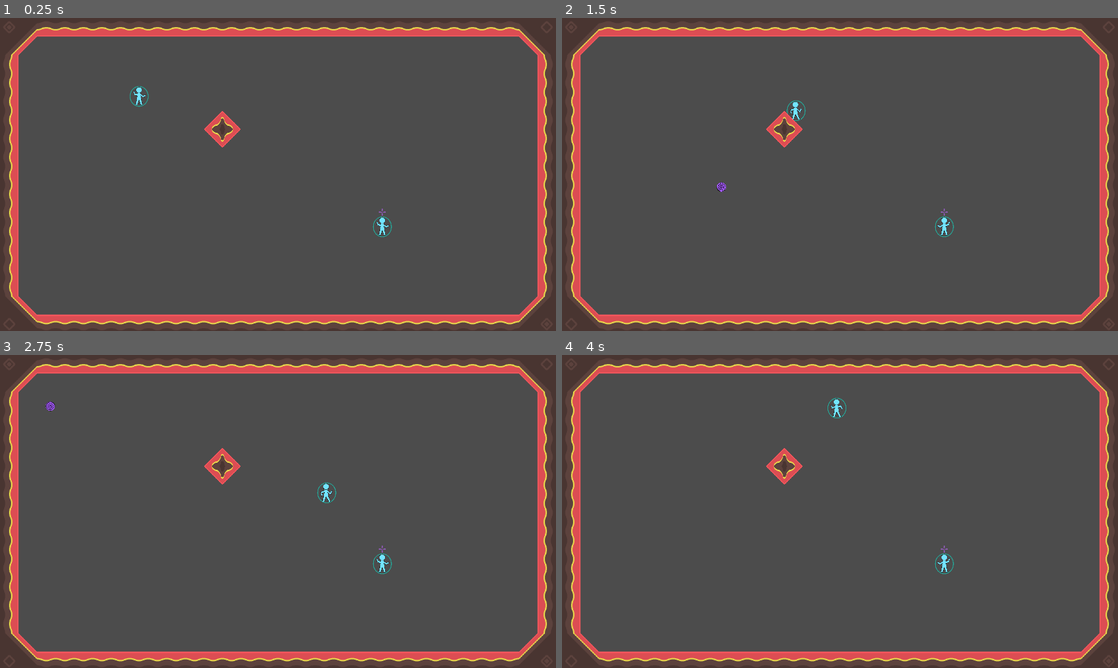
Above: before the commit, frames 1-4 (two rows, left to right).
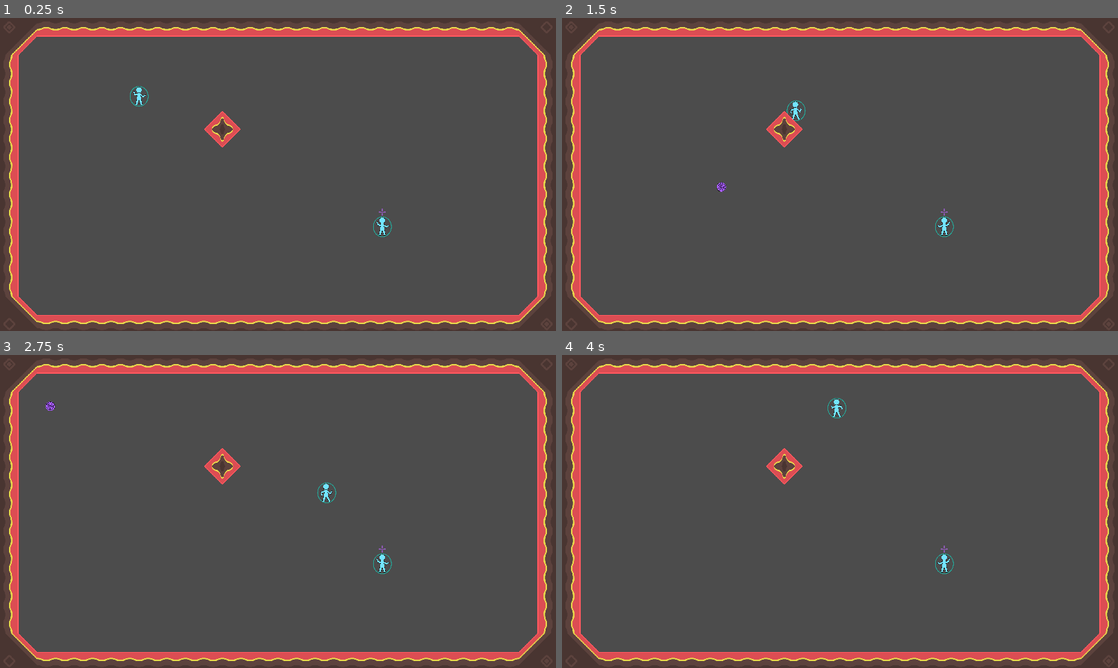
Above: after the commit, the same moments.

Repository: Reituag/DiscoBowl
Game: Godot game, scene res://Sources/Main.tscn
Two runs of this game, one before a commit and one after it. Both use one fixed random seed, a clock stepped at 60 frames per second and the inputs below.
Inputs (mouse positions are in pixels of both pictures, inside the frame that each line leads up to):
- Up to frame 1 (0.25 s): no input
- Up to frame 2 (1.5 s): tap Enter (ui_accept) at 0.5, 0.77 s; move the mouse to (962, 158) at 0.52 s; hold Right (move_right_kb) 0.53-1.28 s; right-click (962, 158) at 0.6 s; click (962, 158) at 0.67 s; move the mouse to (728, 190) at 1.27 s; hold Down (move_down_kb) from 1.28 s (still down); tap Space (shoot_kb) at 1.35 s
- Up to frame 3 (2.75 s): tap Enter (ui_accept) at 1.52 s; move the mouse to (333, 442) at 2.02 s; release Down (move_down_kb) at 2.03 s; hold Right (move_right_kb) from 2.03 s (still down); tap Z at 2.1 s
- Up to frame 4 (4 s): move the mouse to (812, 574) at 2.77 s; release Right (move_right_kb) at 2.78 s; hold Up (move_up_kb) 2.78-3.53 s; tap Q at 2.85 s; click (812, 574) at 2.92 s; tap Enter (ui_accept) at 3.02, 3.77 s; move the mouse to (1006, 558) at 3.52 s; hold Left (move_left_kb) from 3.53 s (still down); right-click (1006, 558) at 3.6 s

The runs differ from the first frame. In frame 1, 1.4% of the frame differs, in the area x 1-99%, y 2-98%; in frame 2, 1.4%; in frame 3, 1.4%; in frame 4, 1.4%.

Commit message:
TileSetAddition

Diff:
--- /dev/null
+++ b/Project/Sources/Maps/LavaTileSet.tres
@@ -0,0 +1,180 @@
+[gd_resource type="TileSet" load_steps=19 format=2]
+
+[ext_resource path="res://Art/tilesheet.png" type="Texture" id=1]
+
+[sub_resource type="ConvexPolygonShape2D" id=1]
+points = PoolVector2Array( 0, 0, 64, 0, 64, 64, 0, 64 )
+
+[sub_resource type="ConvexPolygonShape2D" id=2]
+points = PoolVector2Array( 0, 0, 64, 0, 64, 64, 0, 64 )
+
+[sub_resource type="ConvexPolygonShape2D" id=3]
+points = PoolVector2Array( 0, 0, 64, 0, 64, 64, 0, 64 )
+
+[sub_resource type="ConvexPolygonShape2D" id=4]
+points = PoolVector2Array( 0, 0, 64, 0, 64, 64, 0, 64 )
+
+[sub_resource type="ConvexPolygonShape2D" id=5]
+points = PoolVector2Array( 0, 0, 64, 0, 64, 64, 0, 64 )
+
+[sub_resource type="ConvexPolygonShape2D" id=6]
+points = PoolVector2Array( 0, 0, 64, 0, 64, 64, 0, 64 )
+
+[sub_resource type="ConvexPolygonShape2D" id=7]
+points = PoolVector2Array( 0, 0, 64, 0, 64, 64, 0, 64 )
+
+[sub_resource type="ConvexPolygonShape2D" id=8]
+points = PoolVector2Array( 0, 0, 64, 0, 64, 64, 0, 64 )
+
+[sub_resource type="ConvexPolygonShape2D" id=9]
+points = PoolVector2Array( 0, 64, 64, 0, 64, 64 )
+
+[sub_resource type="ConvexPolygonShape2D" id=10]
+points = PoolVector2Array( 0, 0, 64, 64, 0, 64 )
+
+[sub_resource type="ConvexPolygonShape2D" id=11]
+points = PoolVector2Array( 64, 64, 0, 64, 64, 0 )
+
+[sub_resource type="ConvexPolygonShape2D" id=12]
+points = PoolVector2Array( 0, 0, 64, 64, 0, 64 )
+
+[sub_resource type="ConvexPolygonShape2D" id=13]
+points = PoolVector2Array( 0, 0, 64, 0, 64, 64, 0, 64 )
+
+[sub_resource type="ConvexPolygonShape2D" id=14]
+points = PoolVector2Array( 0, 0, 64, 0, 64, 64, 0, 64 )
+
+[sub_resource type="ConvexPolygonShape2D" id=15]
+points = PoolVector2Array( 0, 0, 64, 0, 64, 64, 0, 64 )
+
+[sub_resource type="ConvexPolygonShape2D" id=16]
+points = PoolVector2Array( 0, 0, 64, 0, 64, 64, 0, 64 )
+
+[sub_resource type="ConvexPolygonShape2D" id=17]
+points = PoolVector2Array( 0, 64, 64, 0, 64, 64 )
+
+[resource]
+0/name = "tilesheet.png 0"
+0/texture = ExtResource( 1 )
+0/tex_offset = Vector2( 0, 0 )
+0/modulate = Color( 1, 1, 1, 1 )
+0/region = Rect2( 0, 0, 576, 192 )
+0/tile_mode = 2
+0/autotile/icon_coordinate = Vector2( 0, 0 )
+0/autotile/tile_size = Vector2( 64, 64 )
+0/autotile/spacing = 0
+0/autotile/occluder_map = [  ]
+0/autotile/navpoly_map = [  ]
+0/autotile/priority_map = [  ]
+0/autotile/z_index_map = [  ]
+0/occluder_offset = Vector2( 0, 0 )
+0/navigation_offset = Vector2( 0, 0 )
+0/shape_offset = Vector2( 0, 0 )
+0/shape_transform = Transform2D( 1, 0, 0, 1, 0, 0 )
+0/shape = SubResource( 1 )
+0/shape_one_way = false
+0/shape_one_way_margin = 1.0
+0/shapes = [ {
+"autotile_coord": Vector2( 2, 0 ),
+"one_way": false,
+"one_way_margin": 1.0,
+"shape": SubResource( 1 ),
+"shape_transform": Transform2D( 1, 0, 0, 1, 0, 0 )
+}, {
+"autotile_coord": Vector2( 1, 0 ),
+"one_way": false,
+"one_way_margin": 1.0,
+"shape": SubResource( 2 ),
+"shape_transform": Transform2D( 1, 0, 0, 1, 0, 0 )
+}, {
+"autotile_coord": Vector2( 3, 0 ),
+"one_way": false,
+"one_way_margin": 1.0,
+"shape": SubResource( 3 ),
+"shape_transform": Transform2D( 1, 0, 0, 1, 0, 0 )
+}, {
+"autotile_coord": Vector2( 4, 0 ),
+"one_way": false,
+"one_way_margin": 1.0,
+"shape": SubResource( 4 ),
+"shape_transform": Transform2D( 1, 0, 0, 1, 0, 0 )
+}, {
+"autotile_coord": Vector2( 5, 0 ),
+"one_way": false,
+"one_way_margin": 1.0,
+"shape": SubResource( 5 ),
+"shape_transform": Transform2D( 1, 0, 0, 1, 0, 0 )
+}, {
+"autotile_coord": Vector2( 6, 0 ),
+"one_way": false,
+"one_way_margin": 1.0,
+"shape": SubResource( 6 ),
+"shape_transform": Transform2D( 1, 0, 0, 1, 0, 0 )
+}, {
+"autotile_coord": Vector2( 7, 0 ),
+"one_way": false,
+"one_way_margin": 1.0,
+"shape": SubResource( 7 ),
+"shape_transform": Transform2D( 1, 0, 0, 1, 0, 0 )
+}, {
+"autotile_coord": Vector2( 8, 0 ),
+"one_way": false,
+"one_way_margin": 1.0,
+"shape": SubResource( 8 ),
+"shape_transform": Transform2D( 1, 0, 0, 1, 0, 0 )
+}, {
+"autotile_coord": Vector2( 1, 1 ),
+"one_way": false,
+"one_way_margin": 1.0,
+"shape": SubResource( 9 ),
+"shape_transform": Transform2D( 1, 0, 0, 1, 0, 0 )
+}, {
+"autotile_coord": Vector2( 2, 1 ),
+"one_way": false,
+"one_way_margin": 1.0,
+"shape": SubResource( 10 ),
+"shape_transform": Transform2D( 1, 0, 0, 1, 0, 0 )
+}, {
+"autotile_coord": Vector2( 3, 1 ),
+"one_way": false,
+"one_way_margin": 1.0,
+"shape": SubResource( 11 ),
+"shape_transform": Transform2D( 1, 0, 0, 1, 0, 0 )
+}, {
+"autotile_coord": Vector2( 4, 1 ),
+"one_way": false,
+"one_way_margin": 1.0,
+"shape": SubResource( 12 ),
+"shape_transform": Transform2D( 1, 0, 0, 1, 0, 0 )
+}, {
+"autotile_coord": Vector2( 2, 2 ),
+"one_way": false,
+"one_way_margin": 1.0,
+"shape": SubResource( 13 ),
+"shape_transform": Transform2D( 1, 0, 0, 1, 0, 0 )
+}, {
+"autotile_coord": Vector2( 1, 2 ),
+"one_way": false,
+"one_way_margin": 1.0,
+"shape": SubResource( 14 ),
+"shape_transform": Transform2D( 1, 0, 0, 1, 0, 0 )
+}, {
+"autotile_coord": Vector2( 3, 2 ),
+"one_way": false,
+"one_way_margin": 1.0,
+"shape": SubResource( 15 ),
+"shape_transform": Transform2D( 1, 0, 0, 1, 0, 0 )
+}, {
+"autotile_coord": Vector2( 4, 2 ),
+"one_way": false,
+"one_way_margin": 1.0,
+"shape": SubResource( 16 ),
+"shape_transform": Transform2D( 1, 0, 0, 1, 0, 0 )
+}, {
+"autotile_coord": Vector2( 3, 1 ),
+"one_way": false,
+"one_way_margin": 1.0,
+"shape": SubResource( 17 ),
+"shape_transform": Transform2D( 1, 0, 0, 1, 0, 0 )
+} ]
+0/z_index = 0
--- a/Project/project.godot
+++ b/Project/project.godot
@@ -44,7 +44,7 @@
 
 window/size/width=1920
 window/size/height=1080
-window/stretch/mode="viewport"
+window/stretch/mode="2d"
 window/stretch/aspect="keep"
 
 [input]
